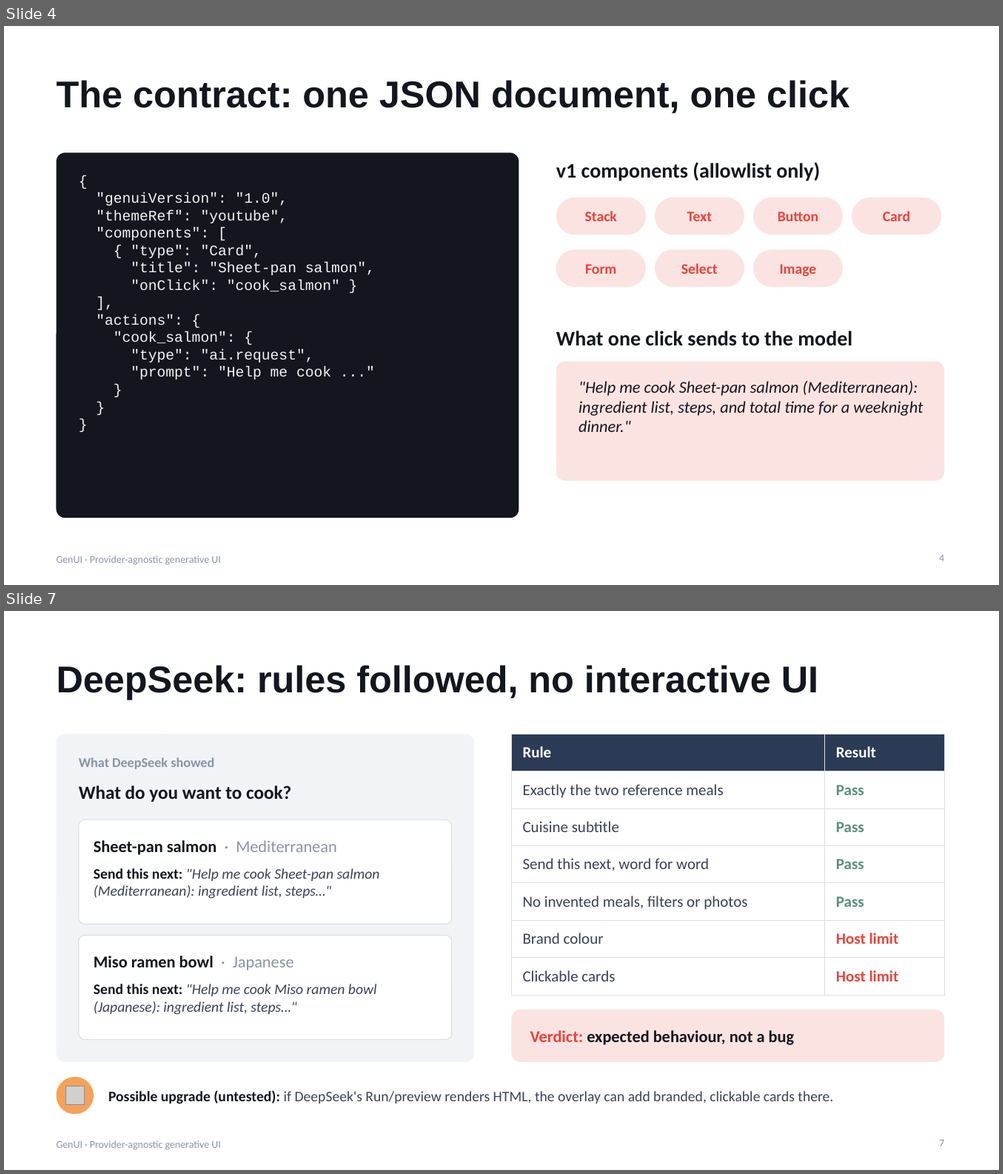
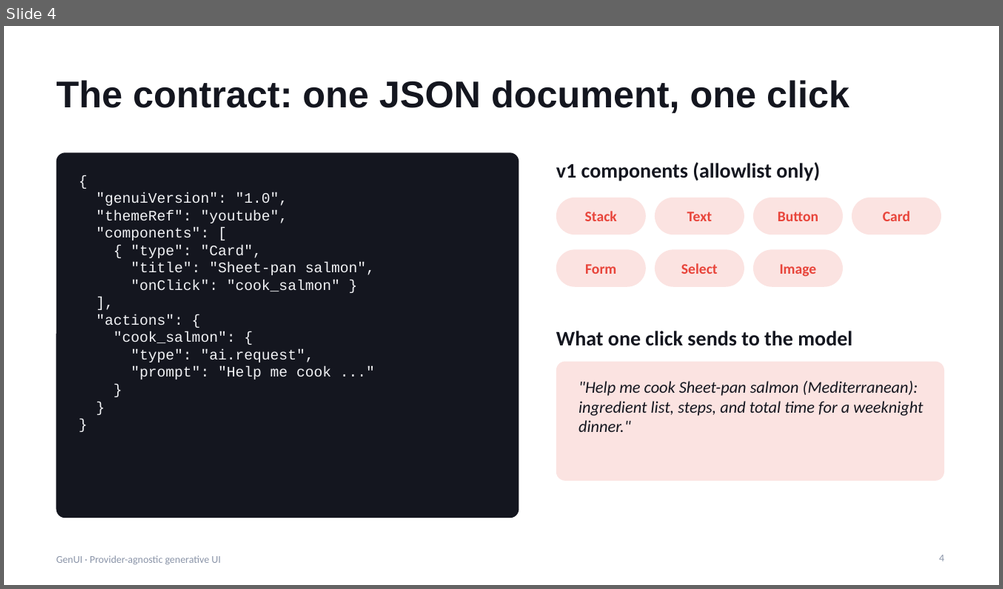
Before and after one commit to noahtan917/gen-ui, a slide deck: docs/GenUI-Presentation.pptx. Shown one above the other, each under a label of ours: slides 4 and 7 before the commit, slide 4 after it; the slides between them are not shown. The pictures are 1003x1174 and 1003x589 pixels, drawn with LibreOffice and Linux fonts; fonts in the diff are those of the drawing; grey boxes stand for pictures. Boxes give left, top, right and bottom in pixels: in the first picture for what was removed or moved away, otherwise in the second. Text is boxed around its words. In the diff, an @@ line names an element or a change of style, - is before the commit and + after.

```diff
--- a/docs/GenUI-Presentation.pptx
+++ b/docs/GenUI-Presentation.pptx
@@ slide 7 removed at [4,611,999,1170], background #FFFFFF; not listed: 1 template element that a slide beside it also shows @@
@@ title removed at [57,665,818,700] @@
-DeepSeek: rules followed, no interactive UI
@@ rounded rectangle removed at [57,734,474,1062] @@
@@ table removed at [512,734,944,985], 7 rows, 2 columns @@
-Rule | Result
-Exactly the two reference meals | Pass
-Cuisine subtitle | Pass
-Send this next, word for word | Pass
-No invented meals, filters or photos | Pass
-Brand colour | Host limit
-Clickable cards | Host limit
@@ text removed at [79,758,214,769] @@
-What DeepSeek showed
@@ text removed at [79,786,291,802] @@
-What do you want to cook?
@@ rounded rectangle removed at [79,820,452,924] @@
@@ text removed at [94,840,336,855] @@
-Sheet-pan salmon · Mediterranean
@@ text removed at [94,869,380,899] @@
-Send this next: "Help me cook Sheet-pan salmon (Mediterranean): ingredient list, steps…"
@@ rounded rectangle removed at [79,936,452,1040] @@
@@ text removed at [94,956,294,971] @@
-Miso ramen bowl · Japanese
@@ text removed at [94,984,377,1015] @@
-Send this next: "Help me cook Miso ramen bowl (Japanese): ingredient list, steps…"
@@ rounded rectangle removed at [512,1010,944,1062] @@
@@ text removed at [530,1031,794,1045] @@
-Verdict: expected behaviour, not a bug
@@ ellipse removed at [57,1077,94,1115] @@
@@ picture removed at [65,1087,84,1105] @@
@@ text removed at [108,1091,833,1105] @@
-Possible upgrade (untested): if DeepSeek's Run/preview renders HTML, the overlay can add branded, clickable cards there.
@@ page number removed at [939,1140,944,1147] @@
-7
```
Also in this commit, not shown: 6 slides changed, 3 slides added, 32 other files.
